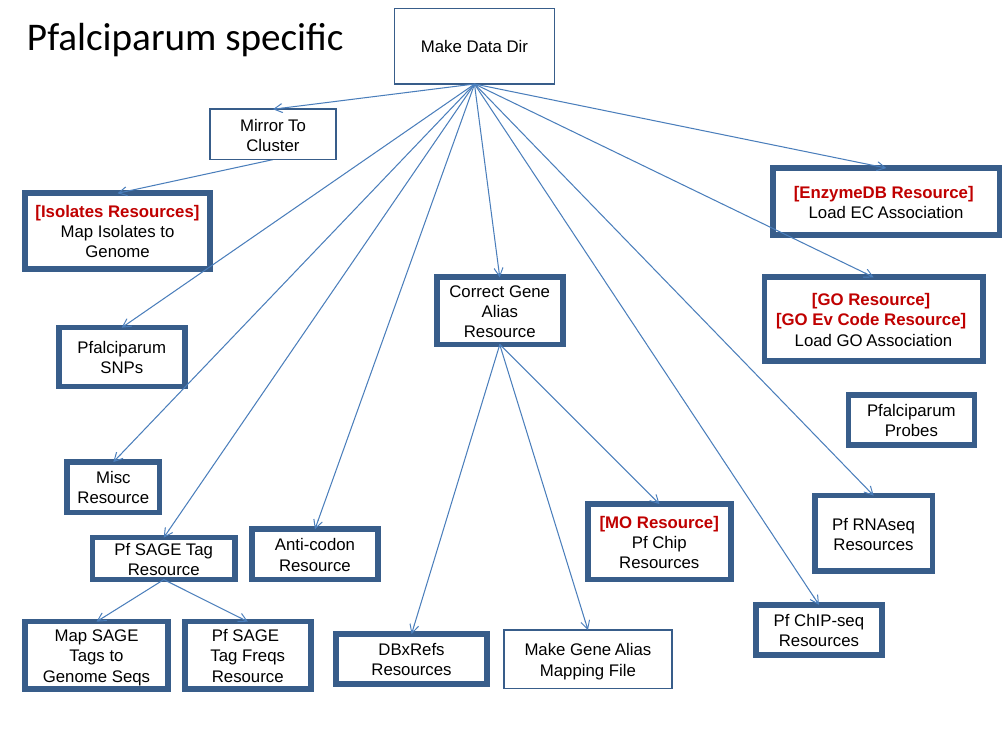
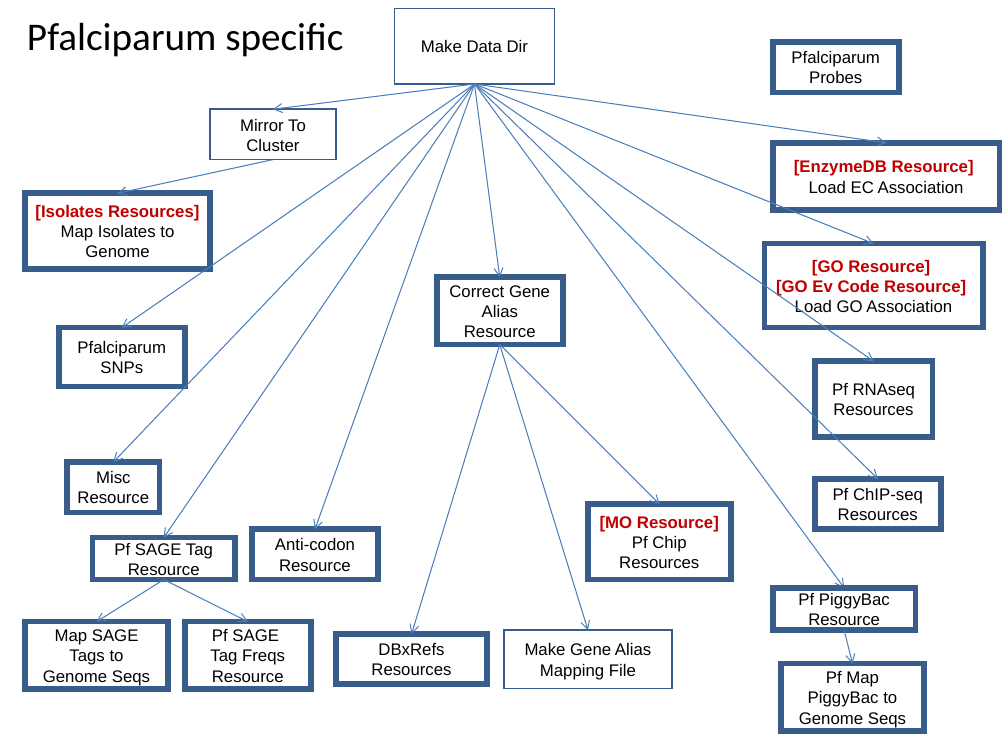
Before and after one commit to VEuPathDB/ApiCommonWorkflow, a slide deck: slide 10 of Main/doc/IntegratedWorkflow.ppt. Drawn at 1008x756 pixels with LibreOffice and Linux fonts; fonts in the diff are those of the drawing. Boxes give left, top, right and bottom in pixels: in the first picture for what was removed or moved away, otherwise in the second. Text is boxed around its words. In the diff, an @@ line names an element or a change of style, - is before the commit and + after.

Commit message:
add PiggyBac clones

```diff
--- a/Main/doc/IntegratedWorkflow.ppt
+++ b/Main/doc/IntegratedWorkflow.ppt
@@ rectangle "Pfalciparum Probes": place and size @@
-rectangle "Pfalciparum Probes" at (849,395,975,446)
+rectangle "Pfalciparum Probes" at (773,42,899,93)
@@ arrow moved from (475, 84) - (886, 168) to (475, 84) - (886, 143) @@
@@ arrow moved from (475, 84) - (874, 277) to (475, 84) - (874, 244) @@
@@ arrow moved from (475, 84) - (818, 605) to (475, 84) - (845, 588) @@
@@ arrow moved from (475, 84) - (874, 496) to (475, 84) - (874, 361) @@
@@ arrow added from (475, 84) to (878, 479), #4A7EBB 0.74 pt @@
@@ rectangle "[EnzymeDB Resource]": place and size @@
-rectangle "[EnzymeDB Resource]" at (773,168,1000,236)
+rectangle "[EnzymeDB Resource]" at (773,143,1000,211)
@@ rectangle "[GO Resource]": place and size @@
-rectangle "[GO Resource]" at (764,277,983,361)
+rectangle "[GO Resource]" at (764,244,983,328)
@@ rectangle "Pf RNAseq": place and size @@
-rectangle "Pf RNAseq" at (814,496,932,572)
+rectangle "Pf RNAseq" at (814,361,932,436)
@@ rectangle "Pf ChIP-seq": place and size @@
-rectangle "Pf ChIP-seq" at (756,605,882,655)
+rectangle "Pf ChIP-seq" at (814,479,940,529)
@@ rectangle added at (773,588,916,630), outline #385D8A 4 pt, 12 pt, text #000000 @@
+Pf PiggyBac
+Resource
@@ arrow added from (844, 630) to (853, 663), #4A7EBB 0.74 pt @@
@@ rectangle added at (781,663,924,731), outline #385D8A 4 pt, 12 pt, text #000000 @@
+Pf Map PiggyBac to Genome Seqs
```
Also in this commit, not shown: 1 slide added, 4 other files.
